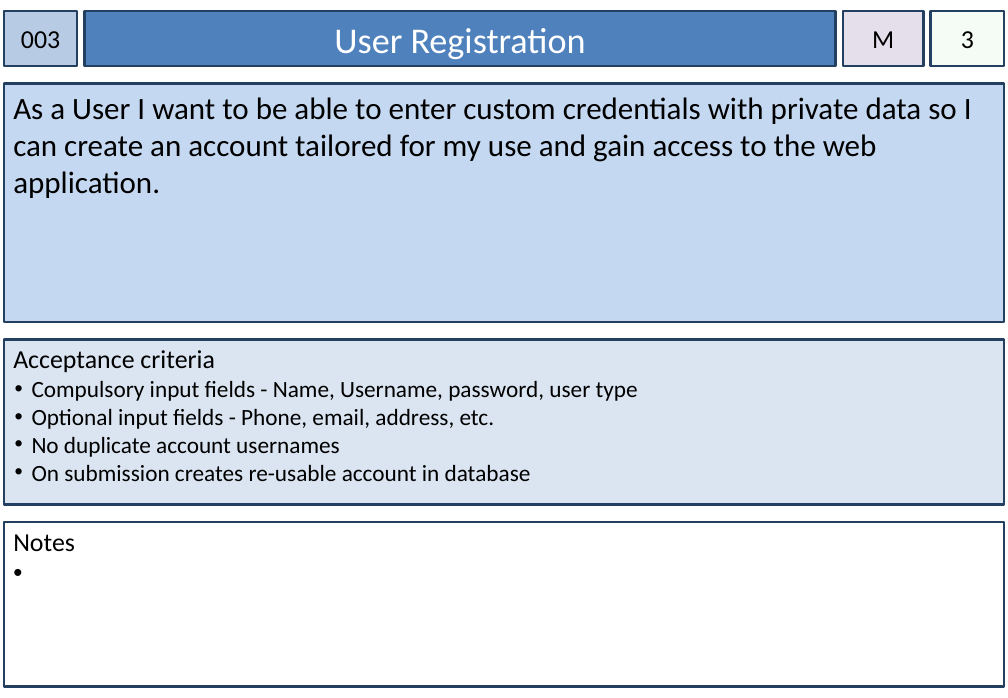
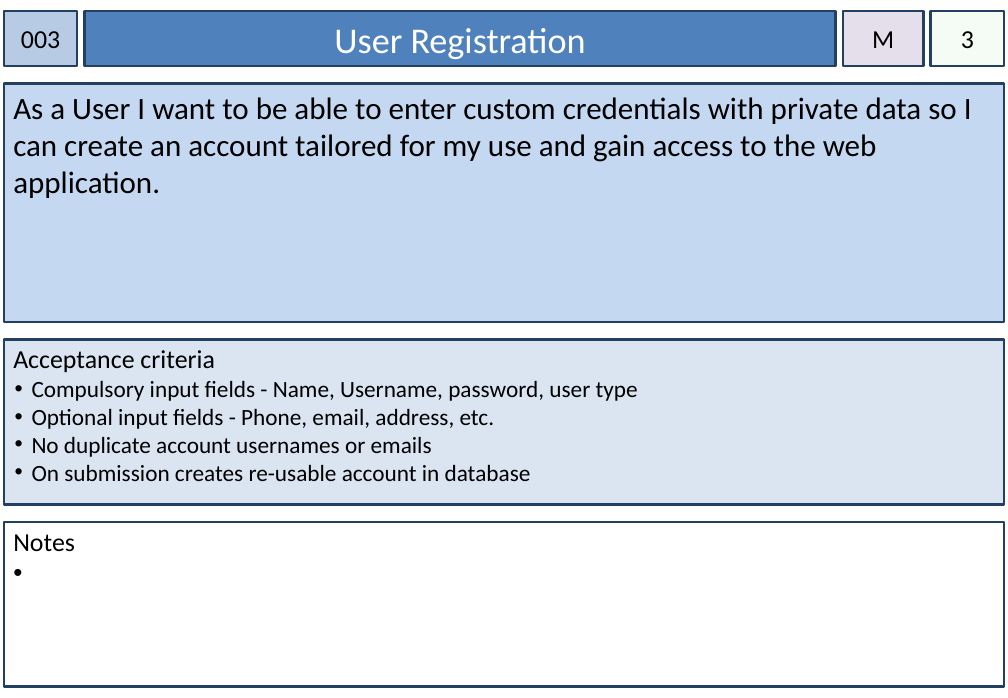
Before and after one commit to rickmccasker/IFB299, a slide deck: slide 5 of Documents/Story Cards.pptx. Drawn at 1008x698 pixels with LibreOffice and Linux fonts; fonts in the diff are those of the drawing. Boxes give left, top, right and bottom in pixels: in the first picture for what was removed or moved away, otherwise in the second. Text is boxed around its words. In the diff, an @@ line names an element or a change of style, - is before the commit and + after.

```diff
--- a/Documents/Story Cards.pptx
+++ b/Documents/Story Cards.pptx
@@ text in rectangle at box(32, 437, 432, 457): text changed @@
-• No duplicate account usernames
+• No duplicate account usernames or emails
```
Also in this commit, not shown: 15 other slides changed, 1 slide added, 22 other files.
